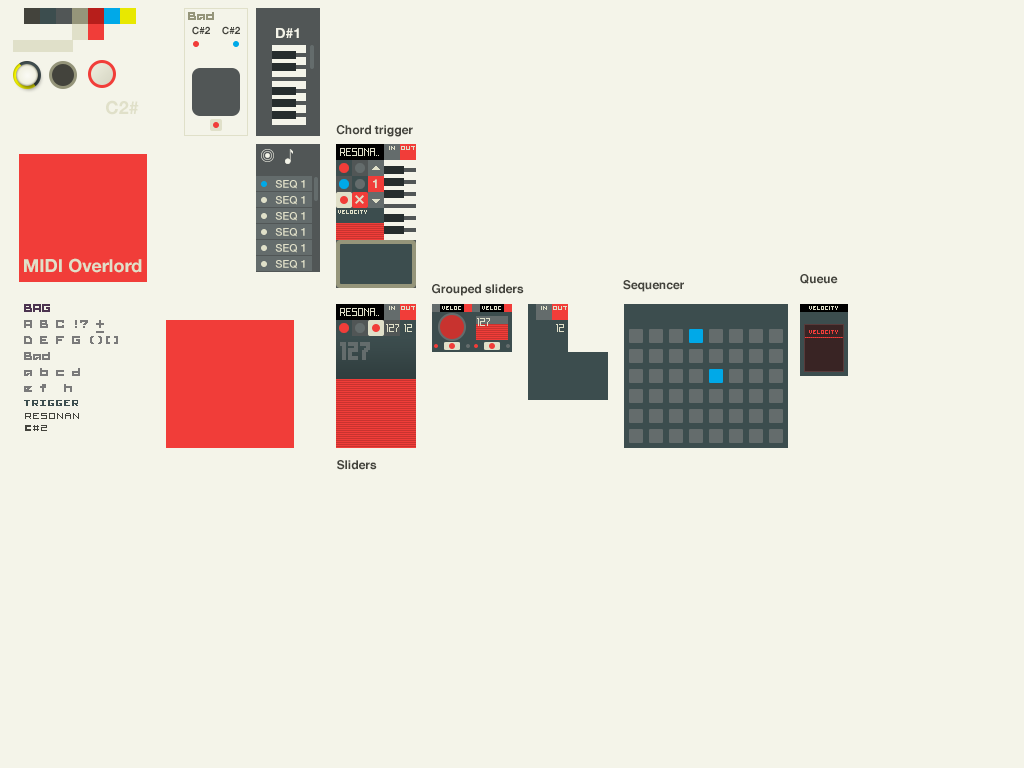
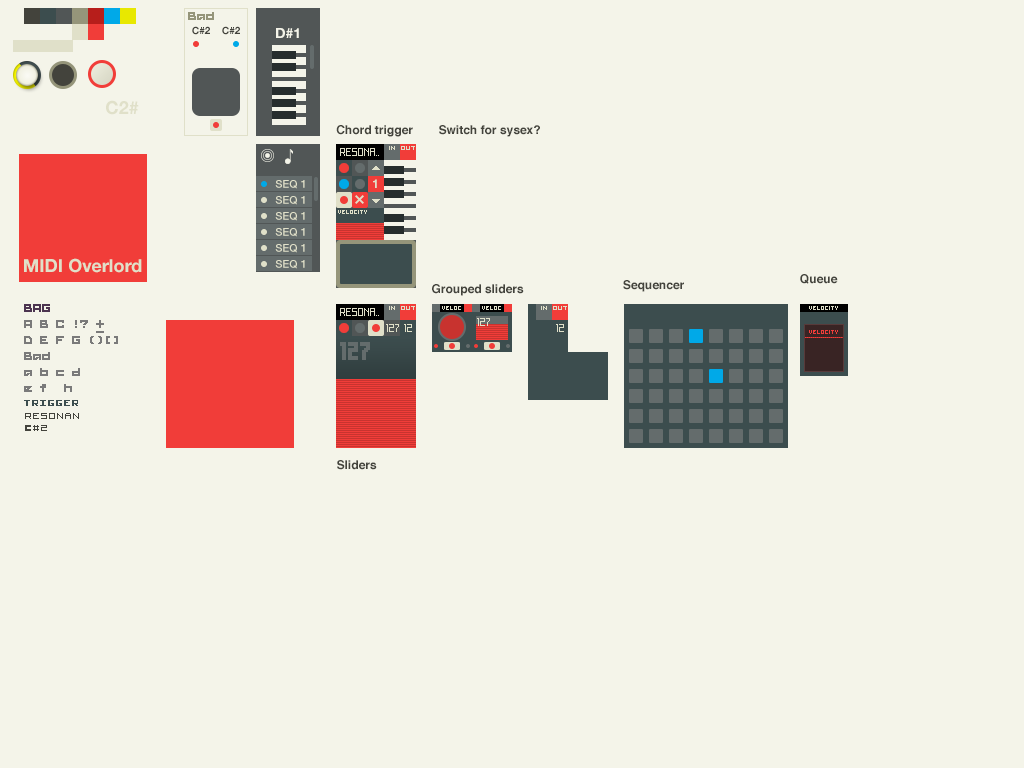
Layer changes from the first 1024x768 image to the second:
added layer "Switch for sysex?" in group "Pad module copy" over [439, 125, 540, 137]
